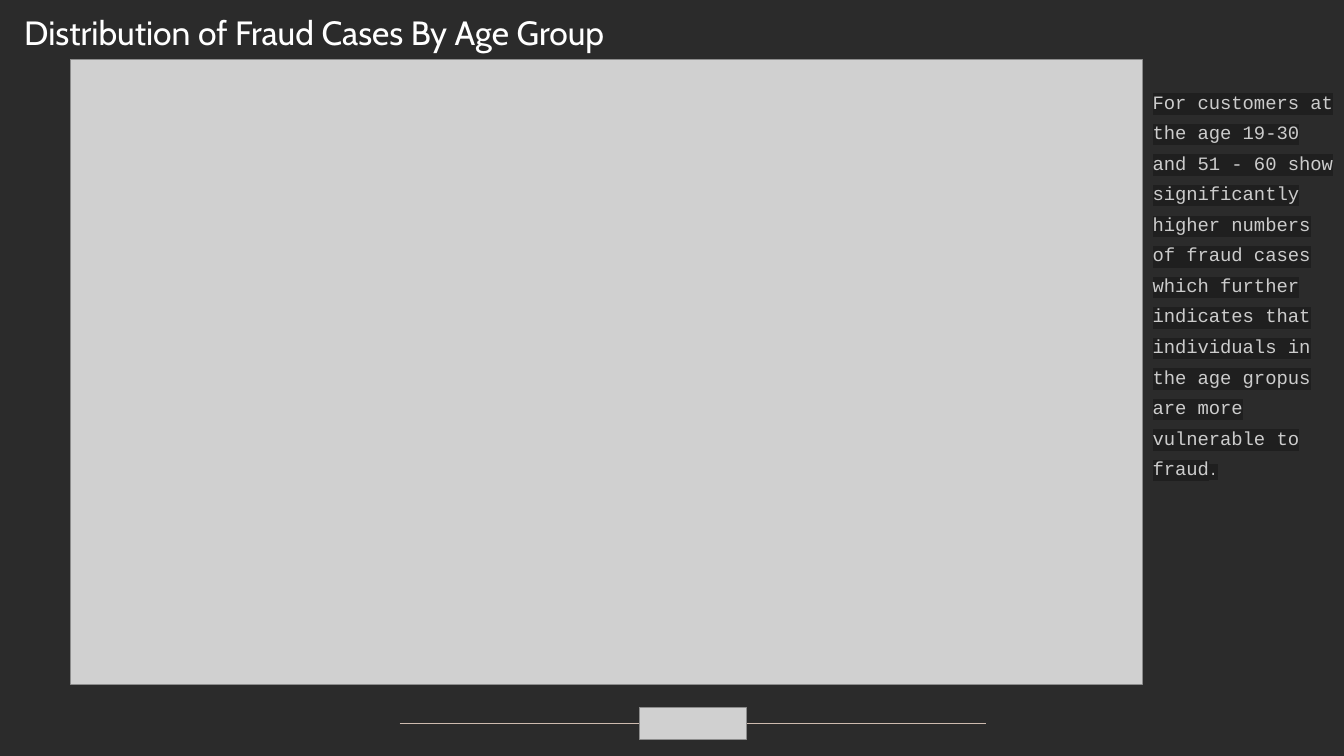
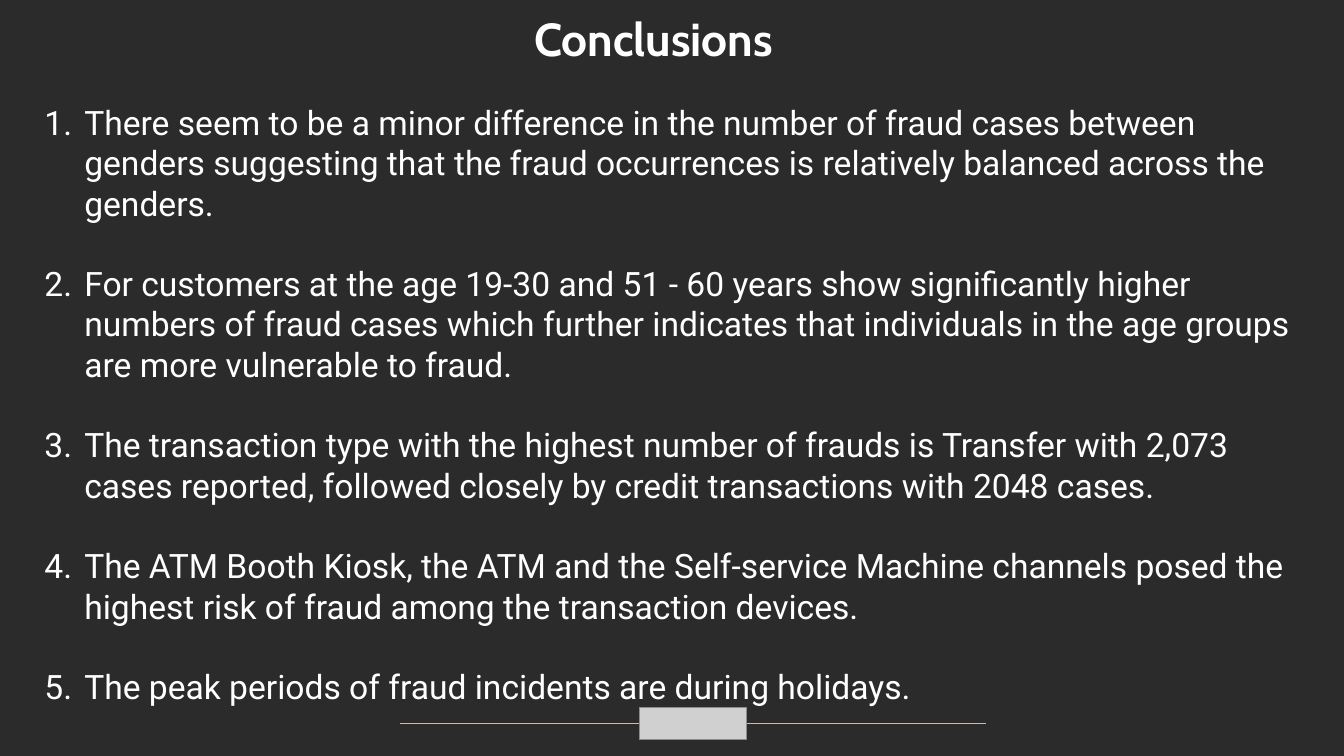
Before and after one commit to gkipkirui1/DSF-PT08P5-GROUP4-CAPSTONE-PROJECT, a slide deck: slide 14 of presentation/powerpoint_presentation.pptx (slide 10 before the commit). Drawn at 1344x756 pixels with LibreOffice and Linux fonts; fonts in the diff are those of the drawing; grey boxes stand for pictures; background and template pictures are left out; a plain dark background stands for a picture behind light text. Boxes give left, top, right and bottom in pixels: in the first picture for what was removed or moved away, otherwise in the second. Text is boxed around its words. In the diff, an @@ line names an element or a change of style, - is before the commit and + after.

Commit message:
Improved the powerpoint

```diff
--- a/presentation/powerpoint_presentation.pptx
+++ b/presentation/powerpoint_presentation.pptx
@@ subtitle removed at box(24, 19, 605, 53) @@
-Distribution of Fraud Cases By Age Group
@@ text added at box(534, 21, 773, 57), 33 pt, text #FFFFFF, bold @@
+Conclusions
@@ picture removed at box(71, 59, 1143, 684) @@
@@ text added at box(84, 109, 1289, 708), 24 pt, text #FFFFFF @@
+1. There seem to be a minor difference in the number of fraud cases between genders suggesting that the fraud occurrences is relatively balanced across the genders.
+2. For customers at the age 19-30 and 51 - 60 years show significantly higher numbers of fraud cases which further indicates that individuals in the age groups are more vulnerable to fraud.
+3. The transaction type with the highest number of frauds is Transfer with 2,073 cases reported, followed closely by credit transactions with 2048 cases.
+4. The ATM Booth Kiosk, the ATM and the Self-service Machine channels posed the highest risk of fraud among the transaction devices.
+5. The peak periods of fraud incidents are during holidays.
@@ text removed at box(1153, 96, 1333, 475) @@
-For customers at the age 19-30 and 51 - 60 show significantly higher numbers of fraud cases which further indicates that individuals in the age gropus are more vulnerable to fraud.
```
Also in this commit, not shown: 9 other slides changed, 5 slides added, 4 slides removed, 1 other file.
